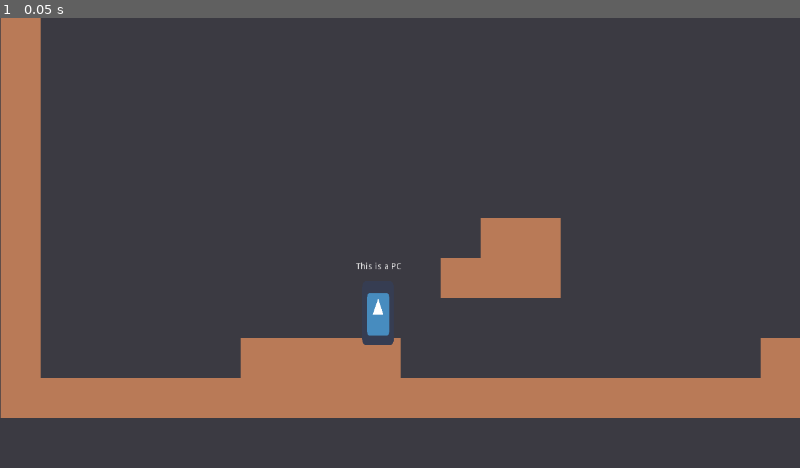
Above: before the commit, frame 1.
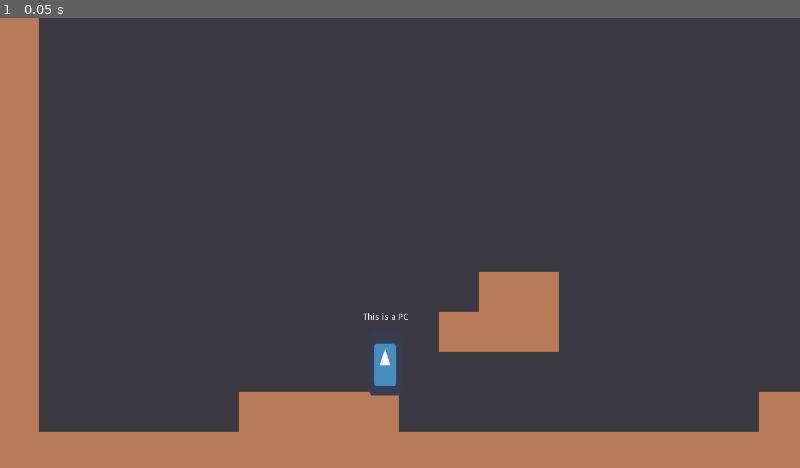
Above: after the commit, the same moment.

Repository: albfor/IT-Projekt
Game: Godot game, scene res://src/scenes/Level.tscn
Same seed, same stepped clock (60 frames per second), same inputs: the game is played once before the commit and once after it. This scene is started directly instead of the project's main scene. The engine's default icon, where the game draws it, is replaced by a stand-in: a white triangle on a blue panel in a dark square.
Inputs:
- Up to frame 1 (0.05 s): no input

The runs differ from the first frame. In frame 1, 22% of the frame differs, in the area x 0-100%, y 0-100%.

Commit message:
merge with Multiplayer

Diff:
--- a/src/resources/objects/player/Player.tscn
+++ b/src/resources/objects/player/Player.tscn
@@ -46,6 +46,8 @@
 }
 
 [node name="Camera2D" type="Camera2D" parent="."]
+limit_left = 0
+limit_bottom = 720
 [connection signal="area_entered" from="Area2D" to="." method="_on_Area2D_area_entered"]
 [connection signal="area_exited" from="Area2D" to="." method="_on_Area2D_area_exited"]
 [connection signal="body_entered" from="Area2D" to="." method="_on_Area2D_body_entered"]
--- a/src/resources/objects/player/scripts/Player.gd
+++ b/src/resources/objects/player/scripts/Player.gd
@@ -50,7 +50,8 @@
 
 # Show label saying "press e to enter" when on a PC
 func _on_Area2D_area_entered(area):
-	$Label.show()
+	if area.name == "Computer":
+		$Label.show()
 
 func _on_Area2D_area_exited(area):
 	$Label.hide()
--- a/src/resources/objects/world_objects/scripts/Computer.gd
+++ b/src/resources/objects/world_objects/scripts/Computer.gd
@@ -5,5 +5,5 @@
 func _physics_process(delta):
 	var bodies = get_overlapping_bodies()
 	for body in bodies:
-		if body.name == "Player" and Input.is_action_just_pressed("enter_computer"):
-			get_tree().change_scene("res://Main.tscn")
+		if body.name == "1" and Input.is_action_just_pressed("enter_computer"):
+			get_tree().change_scene("res://src/scenes/Main.tscn")
--- a/src/scenes/Level.tscn
+++ b/src/scenes/Level.tscn
@@ -41,13 +41,13 @@
 [node name="Level" type="Node"]
 
 [node name="TileMap" type="TileMap" parent="."]
-position = Vector2( 1, 0 )
+position = Vector2( -2.4248, 85.6196 )
 tile_set = SubResource( 3 )
 format = 1
-tile_data = PoolIntArray( 0, 0, 0, 65536, 0, 0, 131072, 0, 0, 1966 …(822 unchanged characters)…
+tile_data = PoolIntArray( -131072, 0, 0, -65536, 0, 0, 0, 0, 0, 65536, 0, 0, 131072, 0, 0, 1966 …(822 unchanged characters)…
 
 [node name="Computer" parent="." instance=ExtResource( 3 )]
-position = Vector2( 604.851, 472.214 )
+position = Vector2( 616.009, 553.11 )
 
 [node name="Players" type="Node2D" parent="."]
 
